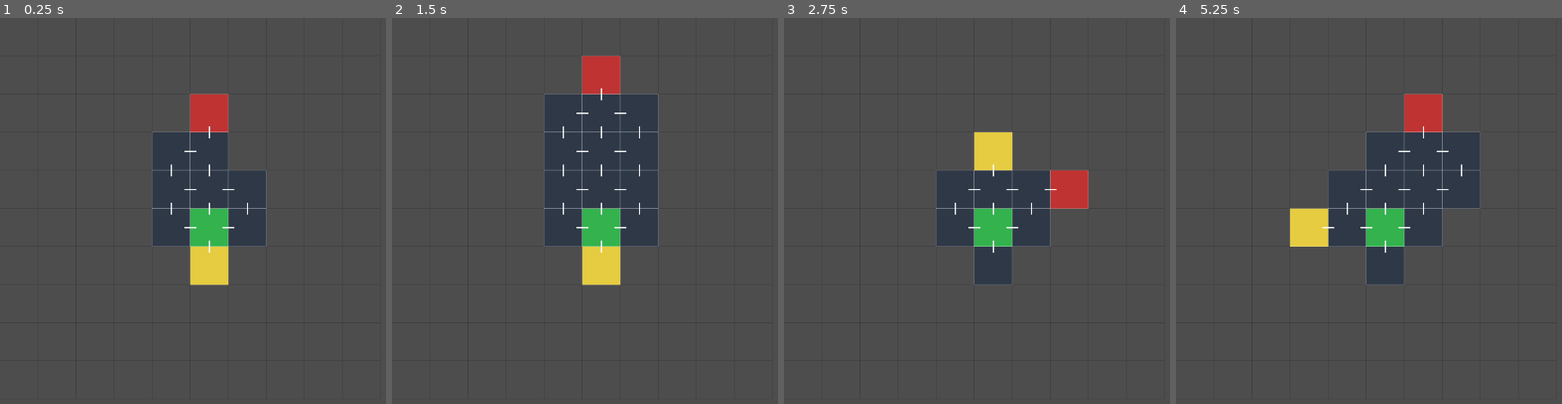
Above: before the commit, frames 1-4 (left to right).
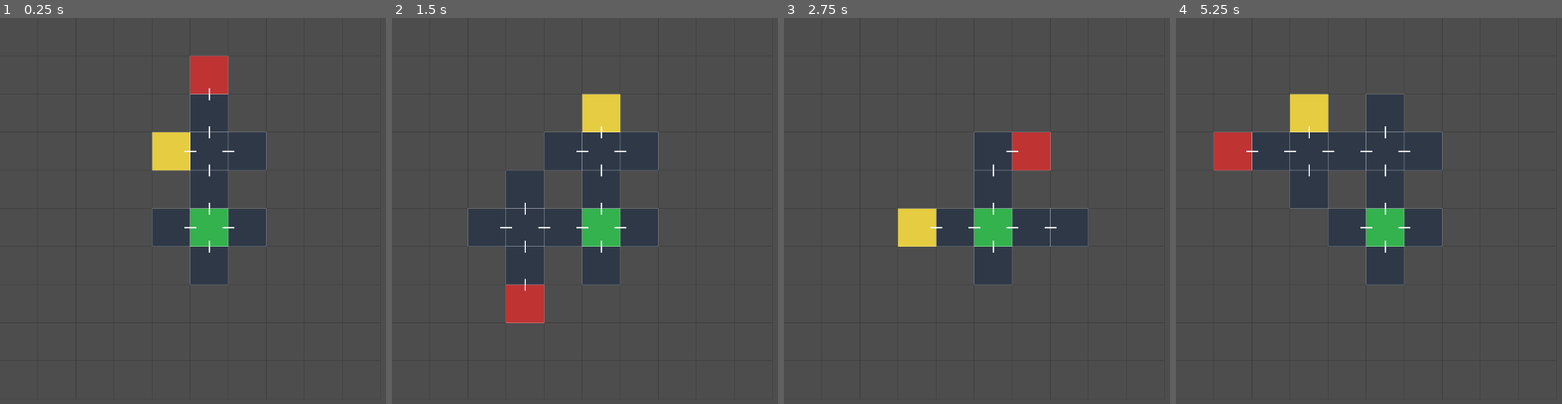
Above: after the commit, the same moments.

Repository: NerdyGekko/godotroguelikegentest
Game: Godot game, scene res://Scenes/Main.tscn
Same seed, same stepped clock (60 frames per second), same inputs: the game is played once before the commit and once after it.
Inputs:
- Up to frame 1 (0.25 s): no input
- Up to frame 2 (1.5 s): tap Enter at 0.5 s; tap R at 0.6 s; tap N at 0.8, 1.35 s; tap Space at 1.25 s
- Up to frame 3 (2.75 s): tap R at 1.55, 2.1 s; tap Enter at 2 s; tap N at 2.3 s
- Up to frame 4 (5.25 s): tap Space at 2.75, 4.25 s; tap N at 2.85, 3.8, 4.35 s; tap R at 3.05, 3.6, 4.55, 5.1 s; tap Enter at 3.5 s

The runs differ from the first frame. In frame 1, 6.9% of the frame differs, in the area x 39-70%, y 9-70%; in frame 2, 12%; in frame 3, 6.9%; in frame 4, 13%, in the area x 9-79%, y 19-60%.

Commit message:
Fixing some more issues

Diff:
--- a/Scenes/Main.tscn
+++ b/Scenes/Main.tscn
@@ -8,3 +8,4 @@
 
 [node name="Dungeon" type="Node2D" parent="."]
 script = ExtResource("2_kln2b")
+branching = 0.7
--- a/Scripts/dungeon_generator.gd
+++ b/Scripts/dungeon_generator.gd
@@ -145,6 +145,36 @@
 	cells[new_i] = CellType.Normal
 	return new_i
 
+func _filled_neighbors(i: int) -> int:
+	var c := 0
+	for n in neighbours(i):
+		if cells[n] != CellType.Empty:
+			c += 1
+	return c
+
+func _would_make_2x2(i: int) -> bool:
+	var p := xy(i)
+	var quads := [
+		[Vector2i(p.x, p.y),     Vector2i(p.x+1, p.y),   Vector2i(p.x,   p.y+1), Vector2i(p.x+1, p.y+1)],
+		[Vector2i(p.x-1, p.y),   Vector2i(p.x,   p.y),   Vector2i(p.x-1, p.y+1), Vector2i(p.x,   p.y+1)],
+		[Vector2i(p.x,   p.y-1), Vector2i(p.x+1, p.y-1), Vector2i(p.x,   p.y),   Vector2i(p.x+1, p.y)],
+		[Vector2i(p.x-1, p.y-1), Vector2i(p.x,   p.y-1), Vector2i(p.x-1, p.y),   Vector2i(p.x,   p.y)]
+	]
+	for quad in quads:
+		var in_bounds_all := true
+		var filled := 0
+		for q in quad:
+			if not in_bounds(q.x, q.y):
+				in_bounds_all = false
+				break
+			var qi := idx(q.x, q.y)
+			# pretend 'i' will be filled
+			if qi == i or cells[qi] != CellType.Empty:
+				filled += 1
+		if in_bounds_all and filled == 4:
+			return true
+	return false
+
 # Generation Algorithm
 func generate() -> void:
 	#initialize cell array to EMPTY
@@ -153,7 +183,7 @@
 
 	# Grow the dungeon layout, starting from center cell
 	var center := idx(width / 2, height / 2)
-	var target := _rng.randi_range(min_rooms, max_rooms)
+	var target :=  _rng.randi_range(min_rooms, max_rooms)
 	_grow(center, target)
 
 	# Place Special rooms
@@ -164,7 +194,7 @@
 	cells[start_index] = CellType.Normal
 	queue.append(start_index)
 
-	while _filled_count() < target_count and queue.size() > 0:
+	while _filled_count() < target_count and not queue.is_empty():
 		var pick := _rng.randi_range(0, queue.size()-1) if _rng.randf() < branching else queue.size() - 1
 		var current := queue[pick]
 		queue.remove_at(pick)
@@ -174,7 +204,7 @@
 
 		var expanded := false
 		for n in nb:
-			if cells[n] == CellType.Empty:
+			if cells[n] == CellType.Empty and _filled_neighbors(n) <= 1 and not _would_make_2x2(n):
 				cells[n] = CellType.Normal
 				queue.append(n)
 				expanded = true
@@ -182,7 +212,7 @@
 					break
 
 		if not expanded and _rng.randf() < 0.35:
-			queue.append(current) # Reinsert if no expansion happened
+			queue.append(current)
 
 func _place_special_rooms(center: int) -> void:
 	# Start: center or nearest filled
